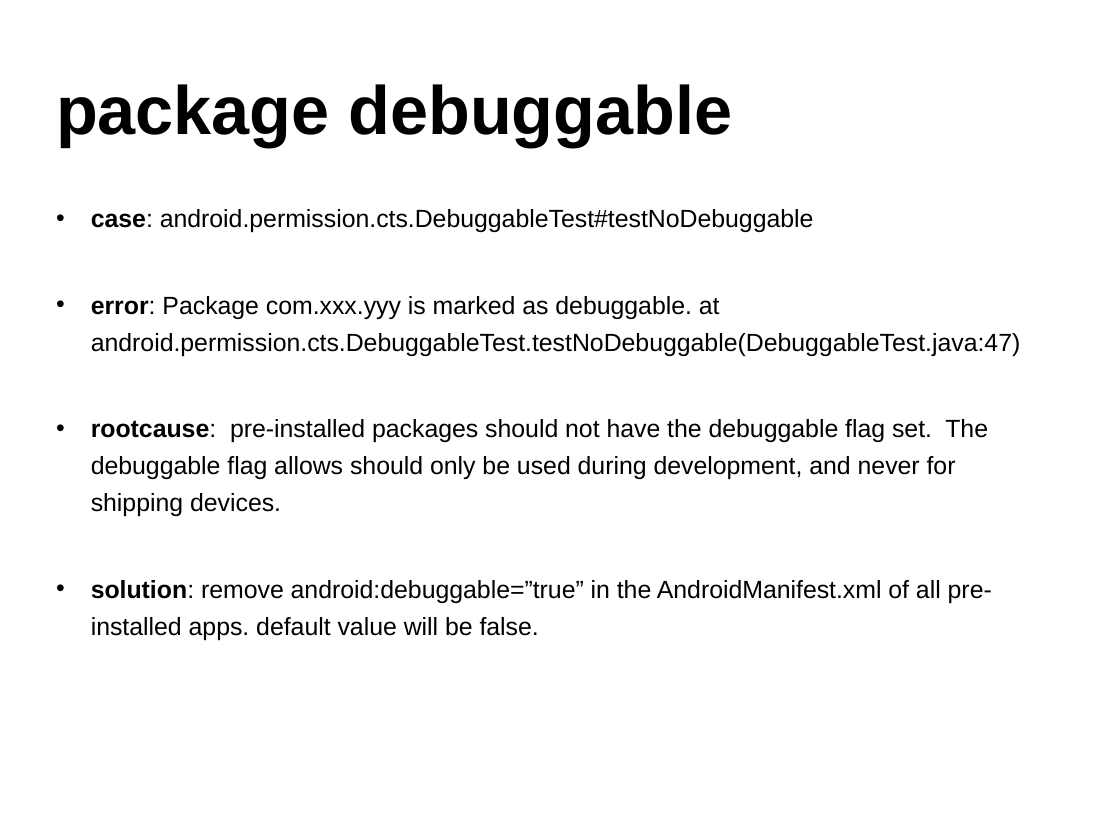
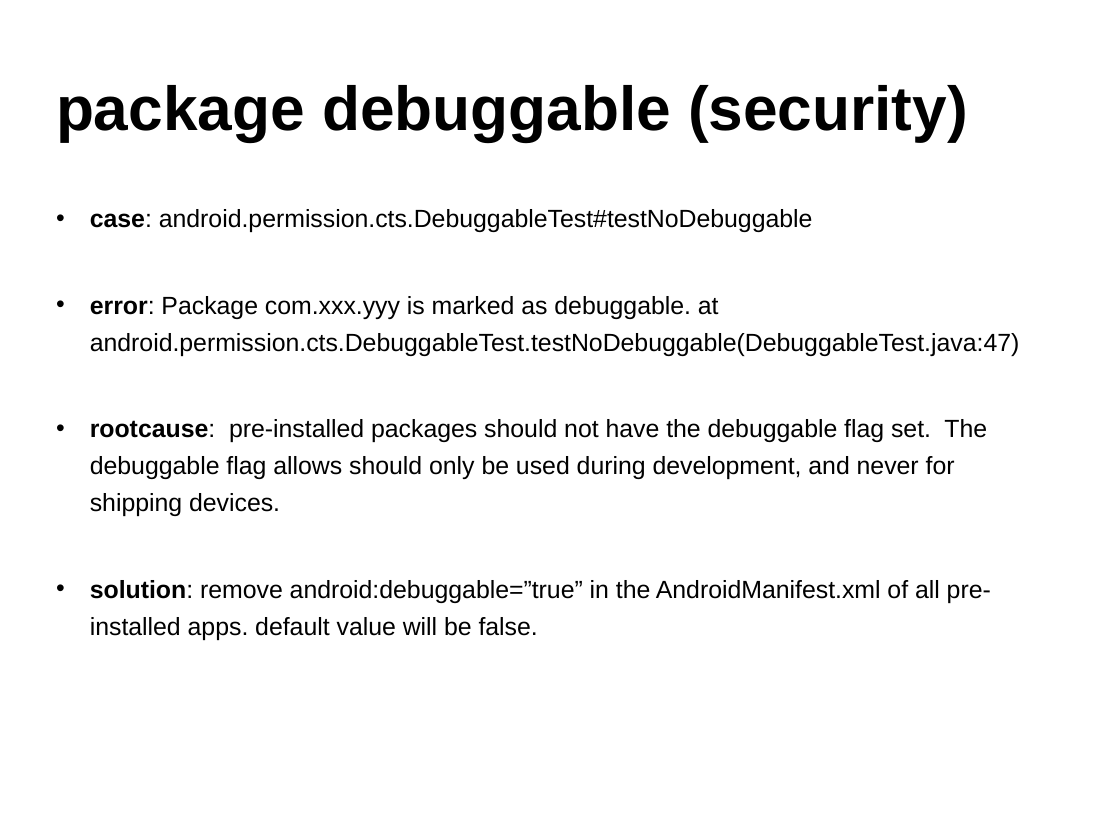
Before and after one commit to widerules/system-information, a slide deck: slide 33 of cts/CTS-training.ppt (slide 32 before the commit). Drawn at 1120x840 pixels with LibreOffice and Linux fonts; fonts in the diff are those of the drawing; background and template pictures are left out. Boxes give left, top, right and bottom in pixels: in the first picture for what was removed or moved away, otherwise in the second. Text is boxed around its words. In the diff, an @@ line names an element or a change of style, - is before the commit and + after.

```diff
--- a/cts/CTS-training.ppt
+++ b/cts/CTS-training.ppt
@@ text at box(56, 85, 968, 142): text changed; size 44 to 40 pt @@
-package debuggable
+package debuggable (security)
```
Also in this commit, not shown: 30 other slides changed, 3 slides added, 1 other file.
